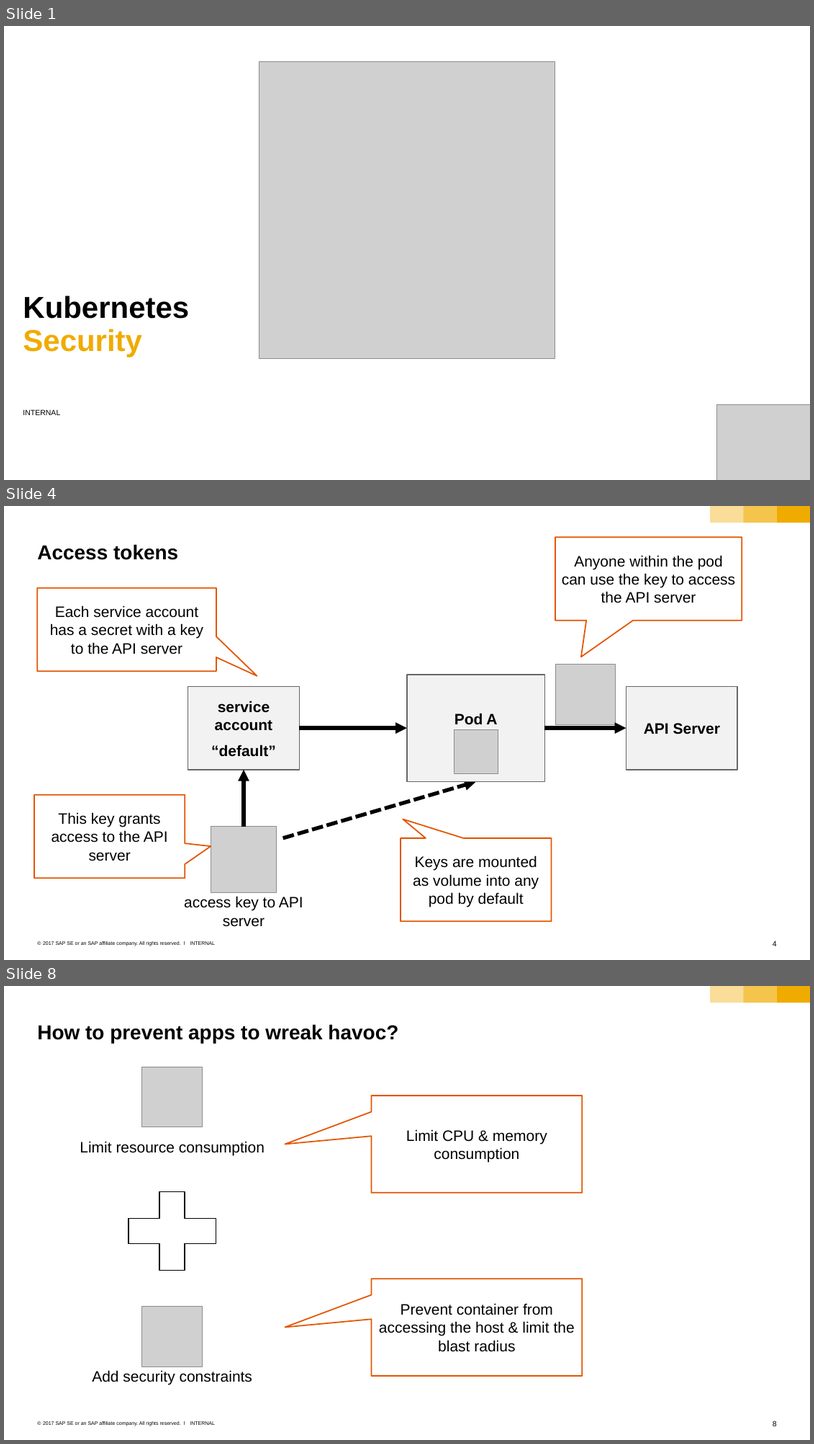
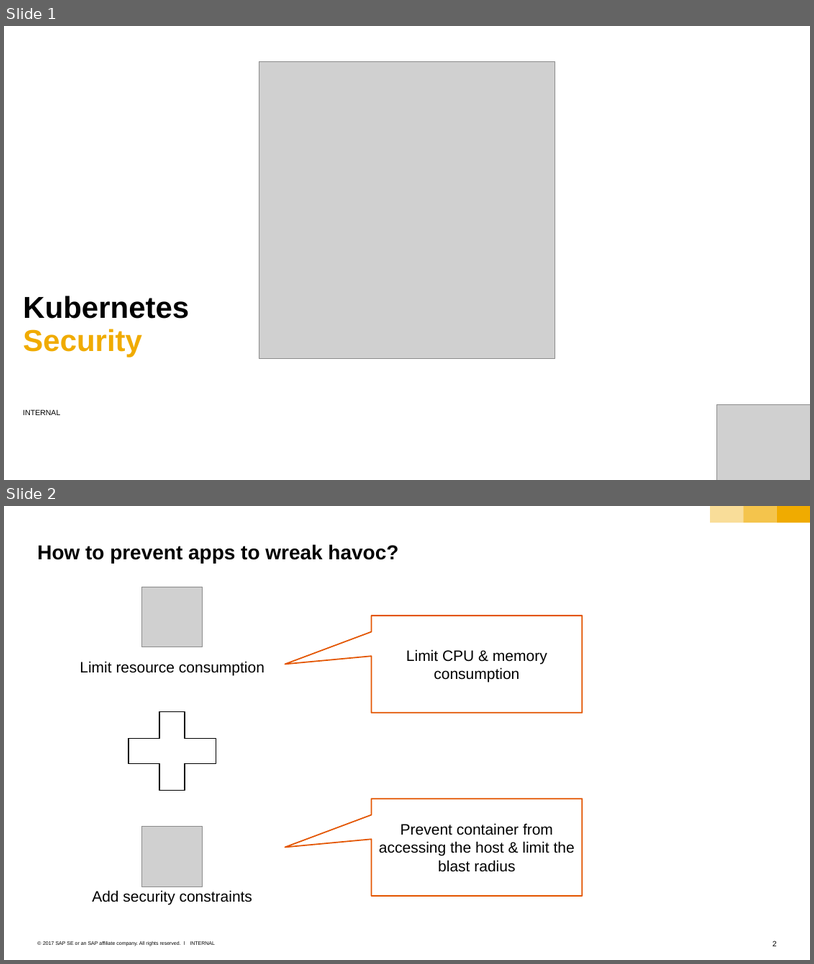
Before and after one commit to cuijiyao01/docker-k8s-training, a slide deck: kubernetes/11_2_security.pptx. Shown one above the other, each under a label of ours: slides 1, 4 and 8 before the commit, slides 1 and 2 after it; the slides between them are not shown. The pictures are 814x1444 and 814x964 pixels, drawn with LibreOffice and Linux fonts; fonts in the diff are those of the drawing; grey boxes stand for pictures; background and template pictures are left out. Boxes give left, top, right and bottom in pixels: in the first picture for what was removed or moved away, otherwise in the second. Text is boxed around its words. In the diff, an @@ line names an element or a change of style, - is before the commit and + after.

```diff
--- a/kubernetes/11_2_security.pptx
+++ b/kubernetes/11_2_security.pptx
@@ slide 4 removed at (4,506,810,960), background #FFFFFF; not listed: 6 template elements that a slide beside it also shows @@
@@ title removed at (37,544,178,560) @@
-Access tokens
@@ speech box removed at (556,538,742,620) @@
-Anyone within the pod can use the key to access the API server
@@ speech box removed at (37,587,216,670) @@
-Each service account has a secret with a key to the API server
@@ rectangle removed at (407,674,545,781) @@
-Pod A
@@ picture removed at (556,664,616,724) @@
@@ rectangle removed at (188,686,299,769) @@
-service account
-“default”
@@ rectangle removed at (626,686,737,769) @@
-API Server
@@ arrow removed from (300, 728) to (407, 728) @@
@@ picture removed at (454,730,498,773) @@
@@ arrow removed from (545, 728) to (626, 728) @@
@@ arrow removed from (244, 826) to (244, 770) @@
@@ arrow removed from (283, 838) to (476, 781) @@
@@ speech box removed at (34,794,185,878) @@
-This key grants access to the API server
@@ picture removed at (211,826,277,892) @@
@@ speech box removed at (401,838,551,921) @@
-Keys are mounted as volume into any pod by default
@@ text removed at (184,896,304,926) @@
-access key to API server
@@ what was slide 8 is now slide 2 @@
@@ page number at (773,940,777,946): text changed @@
-8
+2
```
Also in this commit, not shown: 2 slides changed, 9 other slides removed, 3 other files.
